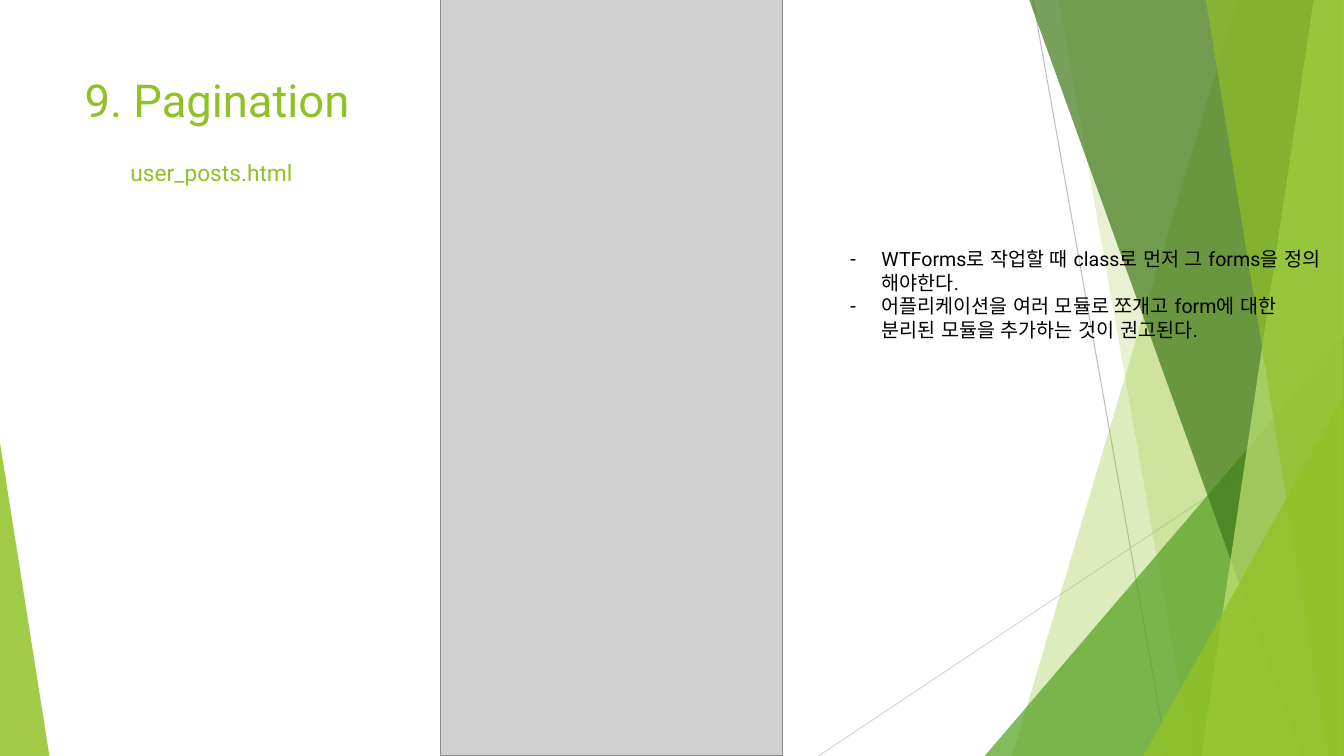
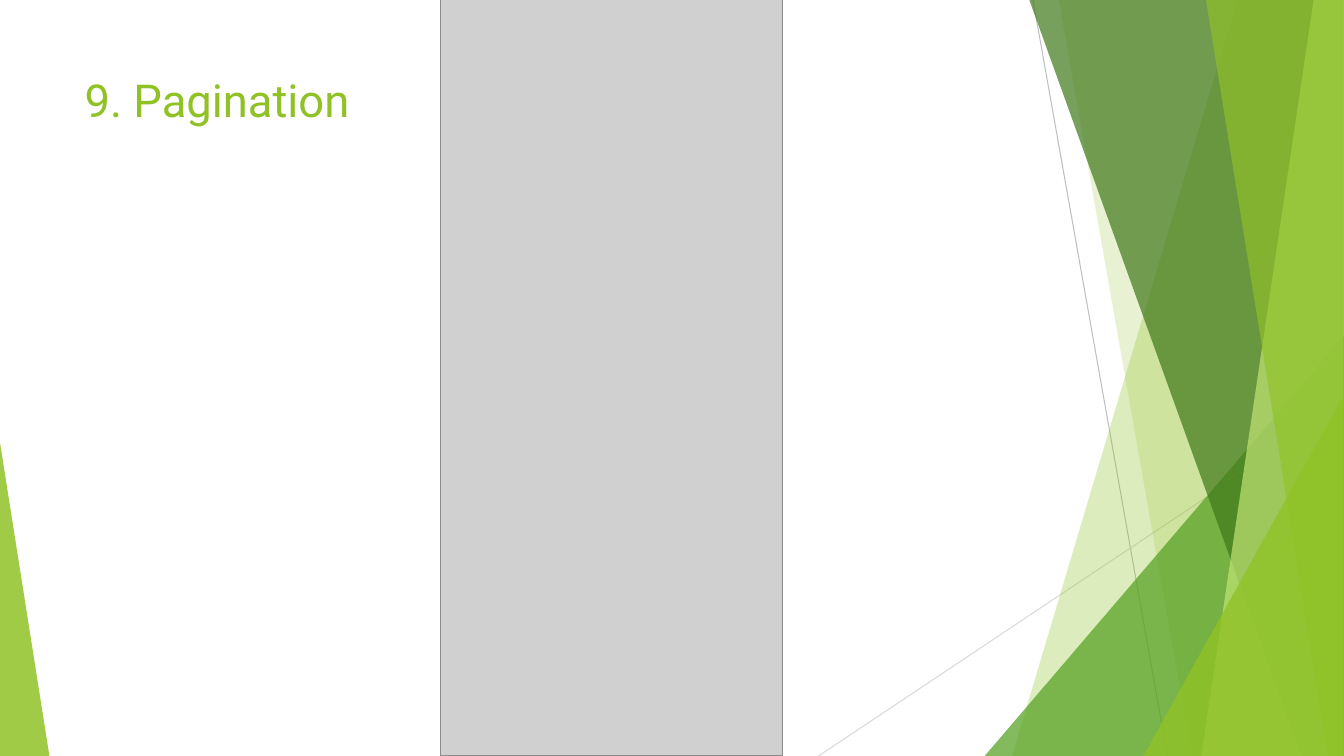
Before and after one commit to Heechul90/Flask, a slide deck: slide 10 of Study/11. Blueprints and Configuration/Blueprints and Configuration.pptx (slide 5 before the commit). Drawn at 1344x756 pixels with LibreOffice and Linux fonts; fonts in the diff are those of the drawing; grey boxes stand for pictures. Boxes give left, top, right and bottom in pixels: in the first picture for what was removed or moved away, otherwise in the second. Text is boxed around its words. In the diff, an @@ line names an element or a change of style, - is before the commit and + after.

```diff
--- a/Study/11. Blueprints and Configuration/Blueprints and Configuration.pptx
+++ b/Study/11. Blueprints and Configuration/Blueprints and Configuration.pptx
@@ text removed at box(130, 164, 292, 186) @@
-user_posts.html
@@ text removed at box(881, 248, 1320, 343) @@
-– WTForms로 작업할 때 class로 먼저 그 forms을 정의 해야한다.
-– 어플리케이션을 여러 모듈로 쪼개고 form에 대한 분리된 모듈을 추가하는 것이 권고된다.
```
Also in this commit, not shown: 7 slides added, 2 slides removed, 2 other files.
